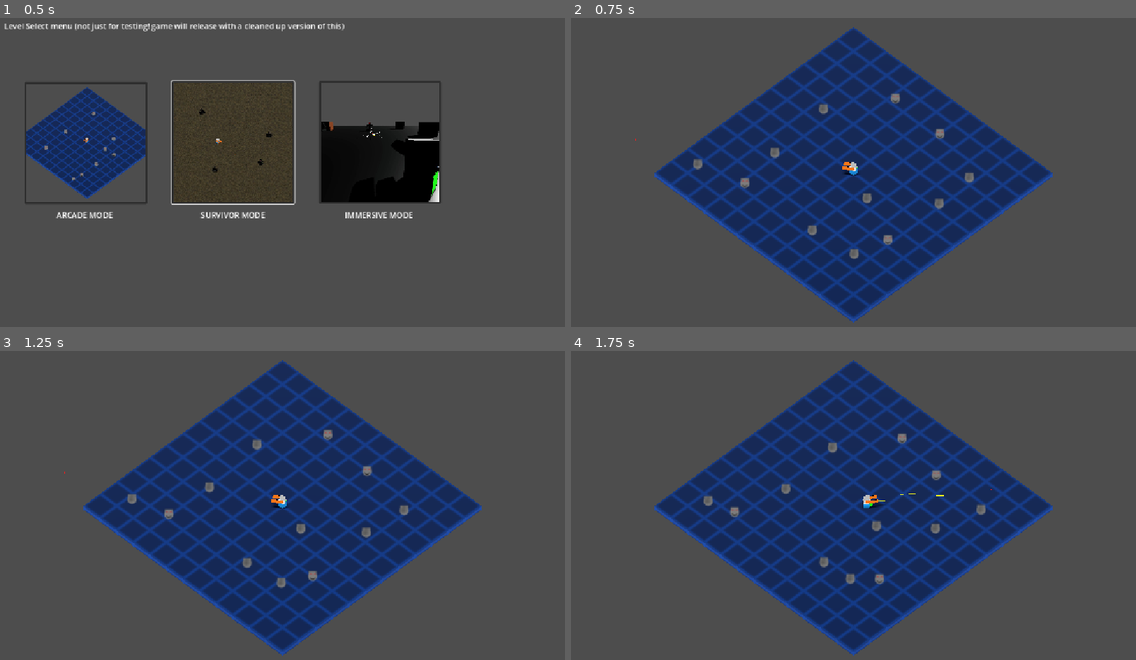
Above: before the commit, frames 1-4 (two rows, left to right).
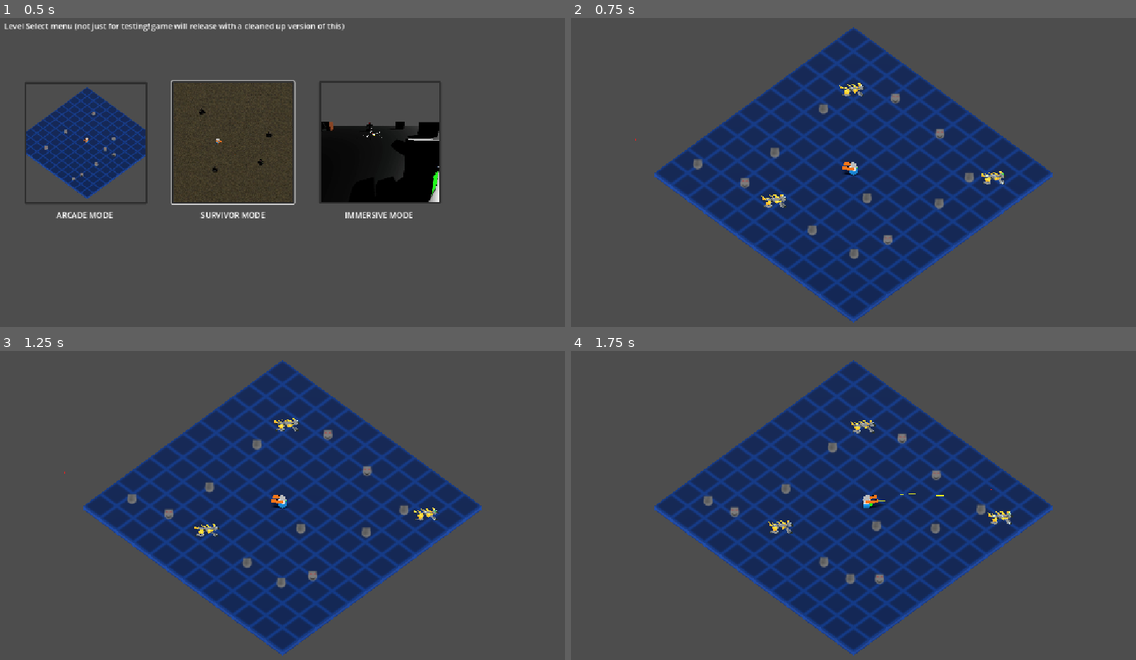
Above: after the commit, the same moments.

Repository: Gamkedo/terminus-2k28
Game: Godot game, scene res://level_menu.tscn
Same seed, same stepped clock (60 frames per second), same inputs: the game is played once before the commit and once after it.
Inputs (mouse positions are in pixels of both pictures, inside the frame that each line leads up to):
- Up to frame 1 (0.5 s): no input
- Up to frame 2 (0.75 s): click (655, 141) at 0.5 s
- Up to frame 3 (1.25 s): no input
- Up to frame 4 (1.75 s): move the mouse to (977, 490) at 1.27 s; press the mouse at (977, 490) at 1.28 s; hold D (walk_right) from 1.28 s (still down)

Frame 1 is identical in both runs. In frame 2, 0.3% of the frame differs, in the area x 33-77%, y 21-62%; in frame 3, 0.3%; in frame 4, 0.3%.

Commit message:
Robodog enemy, and enemy_billboard_flip script for directional sprites

Diff:
--- a/Scenes - Levels/areaArcade.tscn
+++ b/Scenes - Levels/areaArcade.tscn
@@ -3,6 +3,7 @@
 [ext_resource type="Texture2D" uid="uid://dv524cn03yptx" path="res://Textures/grid-square.png" id="1_5omp3"]
 [ext_resource type="PackedScene" uid="uid://eewdly8oh15j" path="res://Scenes - Objects/player.tscn" id="2_hwtxp"]
 [ext_resource type="PackedScene" uid="uid://mkhovd4r8qf5" path="res://Scenes - Objects/enemy_billboard_demo.tscn" id="3_xxns5"]
+[ext_resource type="PackedScene" uid="uid://dukkyn1bd7srm" path="res://Scenes - Objects/enemy_robodog.tscn" id="4_uuonq"]
 
 [sub_resource type="BoxMesh" id="BoxMesh_y5qfa"]
 size = Vector3(48, 1, 48)
@@ -37,7 +38,7 @@
 shadow_enabled = true
 
 [node name="Camera3D" type="Camera3D" parent="." unique_id=1314461]
-transform = Transform3D(0.7071068, -0.5196631, 0.47953132, 0, 0.67815965, 0.73491466, -0.7071068, -0.5196631, 0.47953132, 45, 68.70383, 45)
+transform = Transform3D(0.70710677, -0.5196631, 0.4795313, 0, 0.67815965, 0.7349146, -0.70710677, -0.5196631, 0.4795313, 45, 68.70383, 45)
 projection = 1
 size = 54.271
 
@@ -80,3 +81,12 @@
 
 [node name="EnemyBillboardDemo12" parent="Starter Enemies" unique_id=2083695233 instance=ExtResource("3_xxns5")]
 transform = Transform3D(1, 0, 0, 0, 1, 0, 0, 0, 1, -19.896255, -2.861023e-06, 18.104025)
+
+[node name="EnemyRobodog" parent="Starter Enemies" unique_id=163751198 instance=ExtResource("4_uuonq")]
+transform = Transform3D(1, 0, 0, 0, 1, 0, 0, 0, 1, -4.0183992, 0, 15.518707)
+
+[node name="EnemyRobodog2" parent="Starter Enemies" unique_id=88952948 instance=ExtResource("4_uuonq")]
+transform = Transform3D(1, 0, 0, 0, 1, 0, 0, 0, 1, -13.206879, 0, -12.3601)
+
+[node name="EnemyRobodog3" parent="Starter Enemies" unique_id=1762379844 instance=ExtResource("4_uuonq")]
+transform = Transform3D(1, 0, 0, 0, 1, 0, 0, 0, 1, 18.244577, 0, -15.10133)
--- /dev/null
+++ b/Scenes - Objects/enemy_robodog.tscn
@@ -0,0 +1,81 @@
+[gd_scene format=3 uid="uid://dukkyn1bd7srm"]
+
+[ext_resource type="Texture2D" uid="uid://cr0e2cljp0lx3" path="res://Sprites/robodog.png" id="1_6gior"]
+[ext_resource type="Script" uid="uid://cfwb0edy0hv4h" path="res://Scripts/gameplay/enemies/enemy_billboard_flip.gd" id="1_gmqav"]
+
+[sub_resource type="AtlasTexture" id="AtlasTexture_gmqav"]
+atlas = ExtResource("1_6gior")
+region = Rect2(0, 0, 30, 18)
+
+[sub_resource type="AtlasTexture" id="AtlasTexture_dgvf3"]
+atlas = ExtResource("1_6gior")
+region = Rect2(30, 0, 30, 18)
+
+[sub_resource type="SpriteFrames" id="SpriteFrames_p0kgv"]
+animations = [{
+"frames": [{
+"duration": 1.0,
+"texture": SubResource("AtlasTexture_gmqav")
+}, {
+"duration": 1.0,
+"texture": SubResource("AtlasTexture_dgvf3")
+}],
+"loop": 1,
+"name": &"default",
+"speed": 4.0
+}]
+
+[sub_resource type="AtlasTexture" id="AtlasTexture_al5ti"]
+atlas = ExtResource("1_6gior")
+region = Rect2(0, 18, 30, 18)
+
+[sub_resource type="AtlasTexture" id="AtlasTexture_ko73c"]
+atlas = ExtResource("1_6gior")
+region = Rect2(30, 18, 30, 18)
+
+[sub_resource type="SpriteFrames" id="SpriteFrames_al5ti"]
+animations = [{
+"frames": [{
+"duration": 1.0,
+"texture": SubResource("AtlasTexture_al5ti")
+}, {
+"duration": 1.0,
+"texture": SubResource("AtlasTexture_ko73c")
+}],
+"loop": 1,
+"name": &"default",
+"speed": 4.0
+}]
+
+[sub_resource type="CylinderShape3D" id="CylinderShape3D_7tbbo"]
+height = 1.7001953
+radius = 1.0366211
+
+[node name="EnemyRobodog" type="Node3D" unique_id=163751198 groups=["enemy"]]
+script = ExtResource("1_gmqav")
+
+[node name="BillboardFront" type="AnimatedSprite3D" parent="." unique_id=999408059]
+transform = Transform3D(1, 0, 0, 0, 1, 0, 0, 0, 1, 0, 1.3436084, 0)
+pixel_size = 0.15
+billboard = 1
+texture_filter = 0
+sprite_frames = SubResource("SpriteFrames_p0kgv")
+autoplay = "default"
+frame_progress = 0.67427653
+
+[node name="BillboardBack" type="AnimatedSprite3D" parent="." unique_id=326310014]
+transform = Transform3D(1, 0, 0, 0, 1, 0, 0, 0, 1, 0, 1.3436084, 0)
+pixel_size = 0.15
+billboard = 1
+texture_filter = 0
+sprite_frames = SubResource("SpriteFrames_al5ti")
+autoplay = "default"
+frame_progress = 0.4038381
+
+[node name="Area3D" type="Area3D" parent="." unique_id=1139018210]
+collision_layer = 2
+collision_mask = 5
+
+[node name="CollisionShape3D" type="CollisionShape3D" parent="Area3D" unique_id=1818791255]
+transform = Transform3D(1, 0, 0, 0, 1, 0, 0, 0, 1, 0, 0.39013672, 0)
+shape = SubResource("CylinderShape3D_7tbbo")
--- /dev/null
+++ b/Scripts/gameplay/enemies/enemy_billboard_flip.gd
@@ -0,0 +1,15 @@
+# Acts like enemy_billboard_demo, but flips sprite left/right based on movement direction
+#  (for directional sprites) (intended for use in arcade scene)
+
+extends "res://Scripts/gameplay/enemies/enemy_billboard_demo.gd"
+
+func pick_new_direction():
+	super.pick_new_direction() # base behavior
+
+	# make sprite look left/right based on movement direction
+	var cam_rot = get_viewport().get_camera_3d().rotation.y
+	# adjusted_x_rot to account for camera being rotated
+	var adjusted_x_rot = direction.x * cos(cam_rot) - direction.z * sin(cam_rot)
+	var flip = (adjusted_x_rot < 0)
+	graphic_toward.flip_h = flip
+	graphic_away.flip_h = flip
Not shown, added: Scripts/gameplay/enemies/enemy_billboard_flip.gd.uid
Binary file added: Sprites/robodog.png
Not shown, added: Sprites/robodog.png.import
